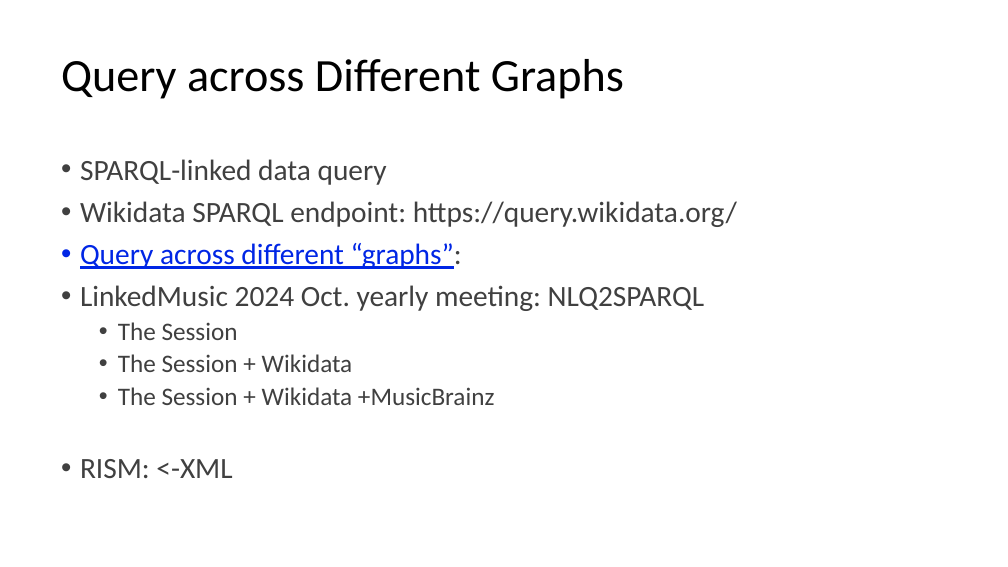
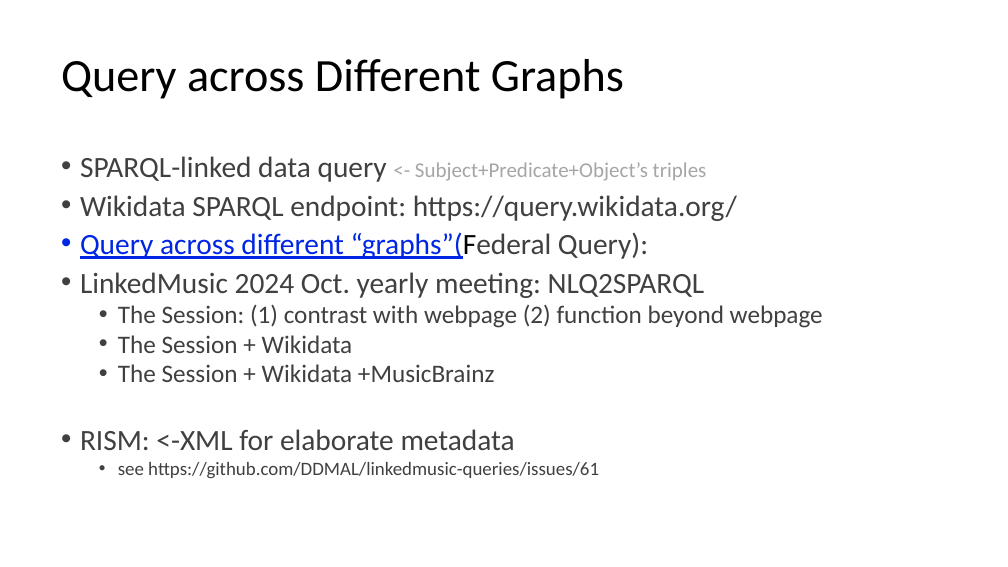
Before and after one commit to DDMAL/linkedmusic-queries, a slide deck: slide 2 of handOver_generalReviewOf_LinkedMusicQueries2024-2025.pptx. Drawn at 1008x567 pixels with LibreOffice and Linux fonts; fonts in the diff are those of the drawing. Boxes give left, top, right and bottom in pixels: in the first picture for what was removed or moved away, otherwise in the second. Text is boxed around its words. In the diff, an @@ line names an element or a change of style, - is before the commit and + after.

```diff
--- a/handOver_generalReviewOf_LinkedMusicQueries2024-2025.pptx
+++ b/handOver_generalReviewOf_LinkedMusicQueries2024-2025.pptx
@@ text at [80,156,707,182]: text changed; size 28 to 20 pt; text colour #404040 to #A6A6A6 @@
-• SPARQL-linked data query
+• SPARQL-linked data query <- Subject+Predicate+Object’s triples
@@ text at [80,195,737,382]: line spacing 0.9 to 0.8 @@
@@ text at [80,232,648,259]: text changed @@
-• Query across different “graphs”:
+• Query across different “graphs”(Federal Query):
@@ text at [118,305,823,328]: text changed @@
-  • The Session
+  • The Session: (1) contrast with webpage (2) function beyond webpage
@@ text at [80,429,599,478]: text changed; size 28 to 18 pt @@
-• RISM: <-XML
+• RISM: <-XML for elaborate metadata
+  • see https://github.com/DDMAL/linkedmusic-queries/issues/61
```
Also in this commit, not shown: 9 other slides changed, 4 slides added, 1 other file.
